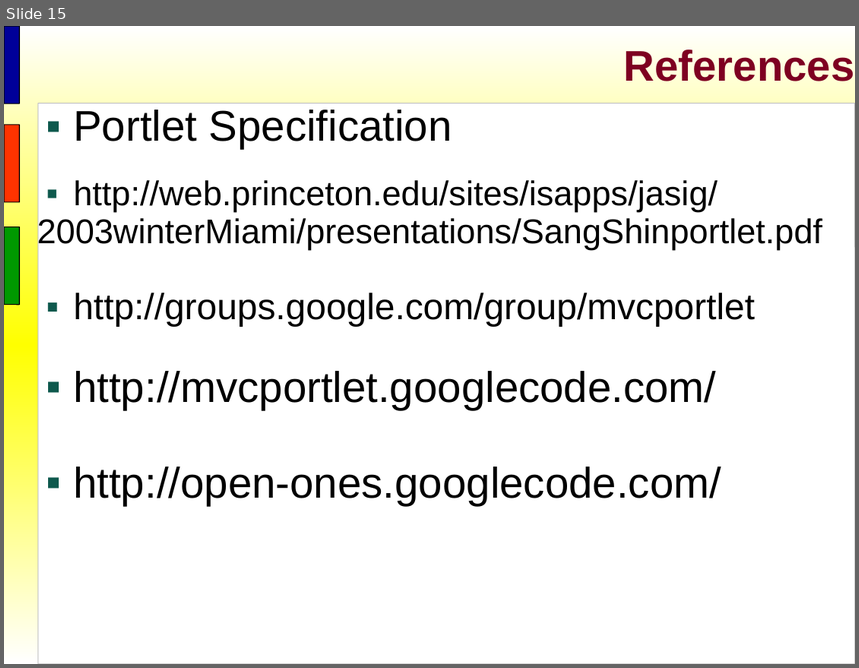
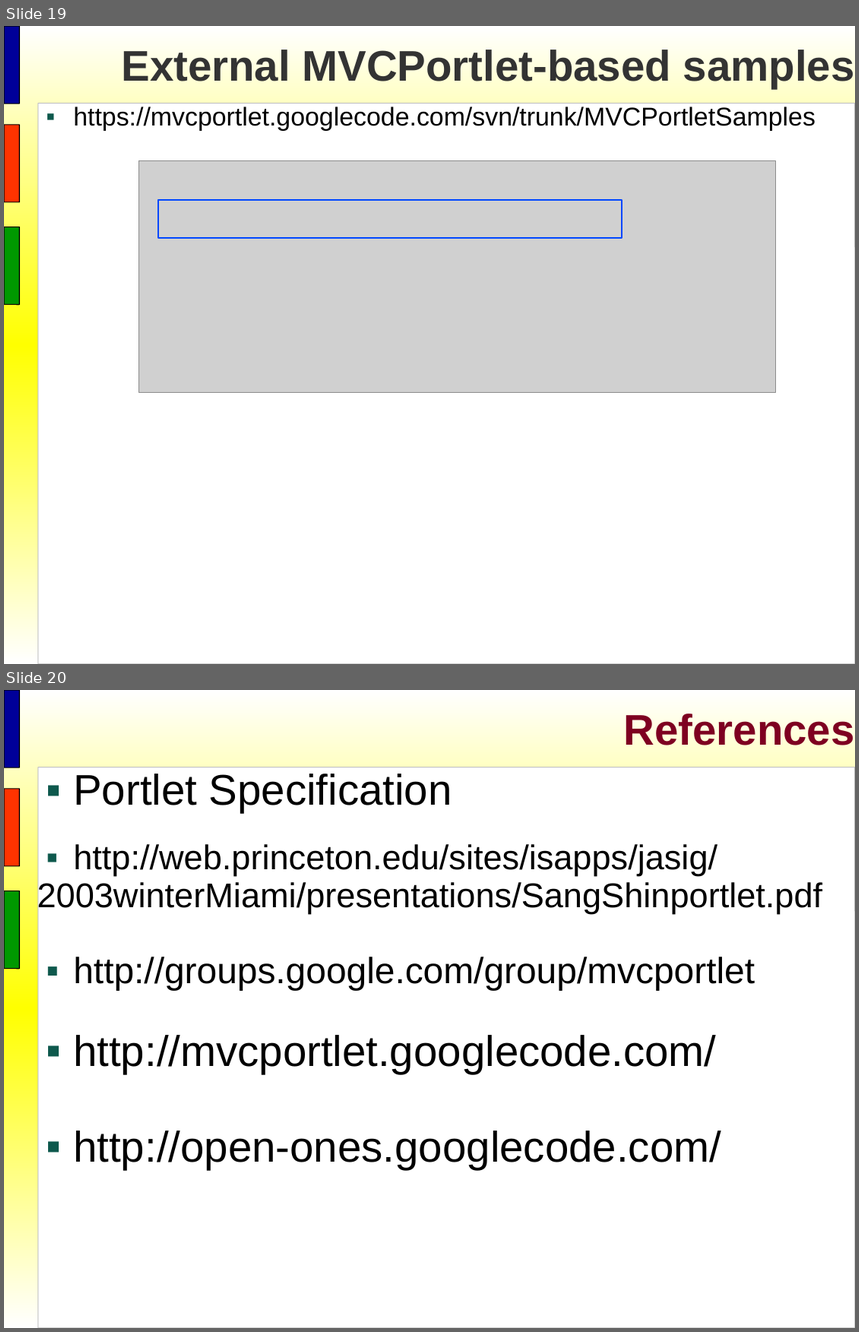
Before and after one commit to shindo59/open-ones, a slide deck: trunk/Training Material/MVC in Portlet/OOG_MVC in Portlet.odp. Shown one above the other, each under a label of ours: slide 15 before the commit, slides 19 and 20 after it. The pictures are 859x668 and 859x1332 pixels, drawn with LibreOffice and Linux fonts; fonts in the diff are those of the drawing; grey boxes stand for pictures; background and template pictures are left out. Boxes give left, top, right and bottom in pixels: in the first picture for what was removed or moved away, otherwise in the second. Text is boxed around its words. In the diff, an @@ line names an element or a change of style, - is before the commit and + after.

```diff
--- a/trunk/Training Material/MVC in Portlet/OOG_MVC in Portlet.odp
+++ b/trunk/Training Material/MVC in Portlet/OOG_MVC in Portlet.odp
@@ slide 19 added at [4,26,855,664], background gradient #FFFFFF to #FFFF00; not listed: 4 template elements that a slide beside it also shows @@
@@ title added at [122,50,855,88], 40 pt, text #333333, bold @@
+External MVCPortlet-based samples
@@ text added at [73,107,816,131], 24 pt, text #000000 @@
+▪ https://mvcportlet.googlecode.com/svn/trunk/MVCPortletSamples
@@ picture added at [139,161,776,393] @@
@@ rectangle added at [158,200,622,238], outline #0047FF 1.45 pt @@
@@ what was slide 15 is now slide 20 @@
```
Also in this commit, not shown: 1 slide changed, 4 other slides added.
